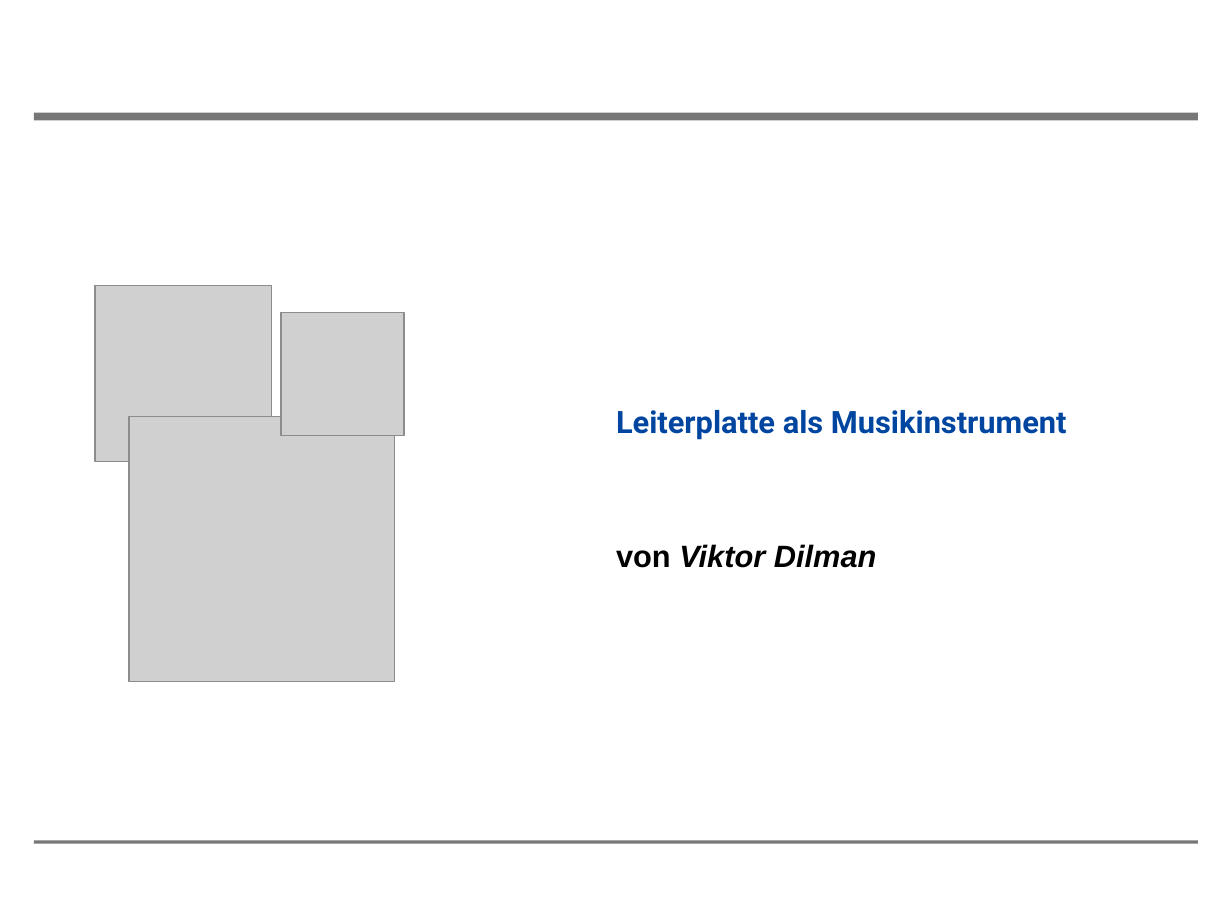
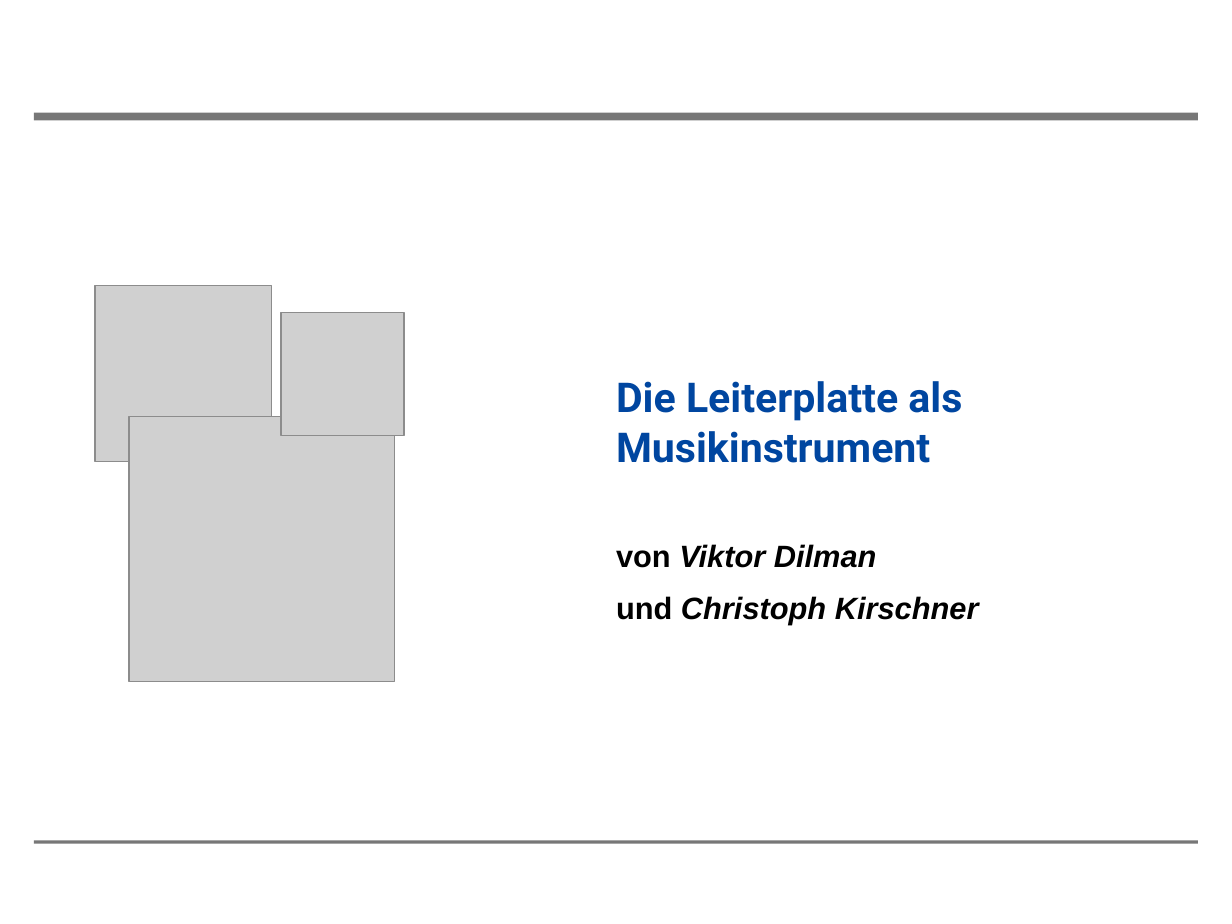
Before and after one commit to tsedlmeier/Synthesizer, a slide deck: slide 1 of Vortrag/Leiterplatte_als_Musikinstrument_Kirschner_Dilman.pptx. Drawn at 1232x924 pixels with LibreOffice and Linux fonts; fonts in the diff are those of the drawing; grey boxes stand for pictures; background and template pictures are left out. Boxes give left, top, right and bottom in pixels: in the first picture for what was removed or moved away, otherwise in the second. Text is boxed around its words. In the diff, an @@ line names an element or a change of style, - is before the commit and + after.

```diff
--- a/Vortrag/Leiterplatte_als_Musikinstrument_Kirschner_Dilman.pptx
+++ b/Vortrag/Leiterplatte_als_Musikinstrument_Kirschner_Dilman.pptx
@@ title at [616, 381, 962, 463]: text changed; size 18 to 24 pt @@
-Leiterplatte als Musikinstrument
+Die Leiterplatte als Musikinstrument
@@ subtitle at [616, 596, 979, 625]: paragraph added @@
+und Christoph Kirschner
```
Also in this commit, not shown: 13 other slides changed, 1 other file.
